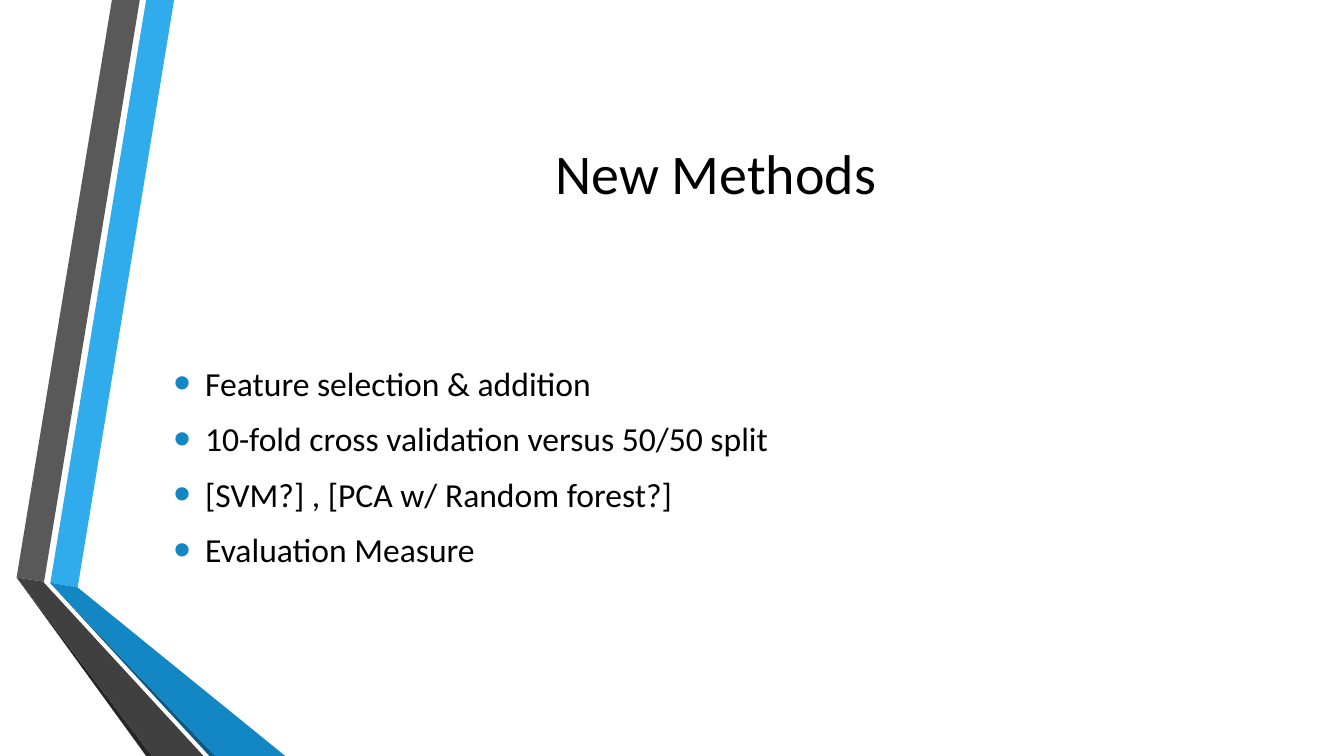
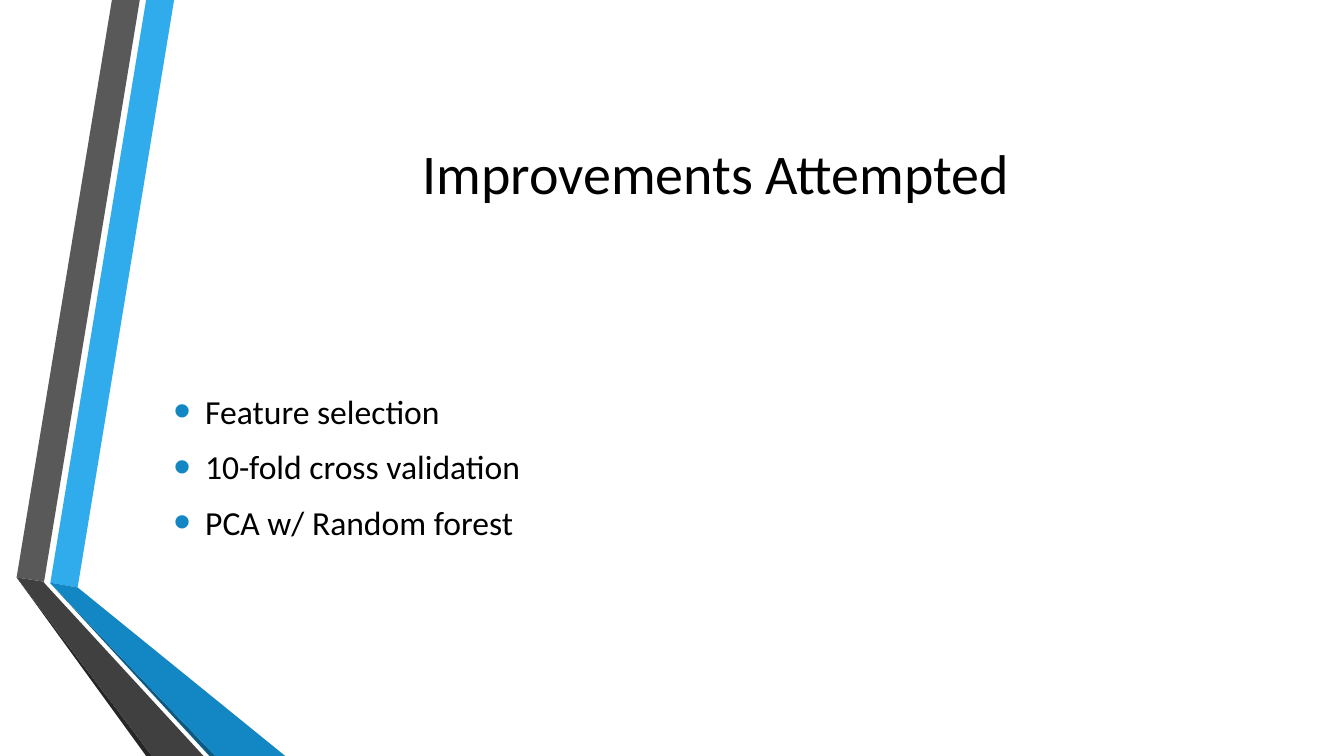
Before and after one commit to jb08/credit_card_default_ML, a slide deck: slide 7 of Predicting_Credit_Card_defaults.pptx. Drawn at 1344x756 pixels with LibreOffice and Linux fonts; fonts in the diff are those of the drawing; background and template pictures are left out. Boxes give left, top, right and bottom in pixels: in the first picture for what was removed or moved away, otherwise in the second. Text is boxed around its words. In the diff, an @@ line names an element or a change of style, - is before the commit and + after.

```diff
--- a/Predicting_Credit_Card_defaults.pptx
+++ b/Predicting_Credit_Card_defaults.pptx
@@ title at [423, 155, 1009, 203]: text changed @@
-New Methods
+Improvements Attempted
@@ text at [205, 400, 520, 537]: text changed @@
-• Feature selection & addition
-• 10-fold cross validation versus 50/50 split
-• [SVM?] , [PCA w/ Random forest?]
-• Evaluation Measure
+• Feature selection
+• 10-fold cross validation
+• PCA w/ Random forest
```
Also in this commit, not shown: 5 other slides changed, 3 slides added, 1 slide removed, 2 other files.
